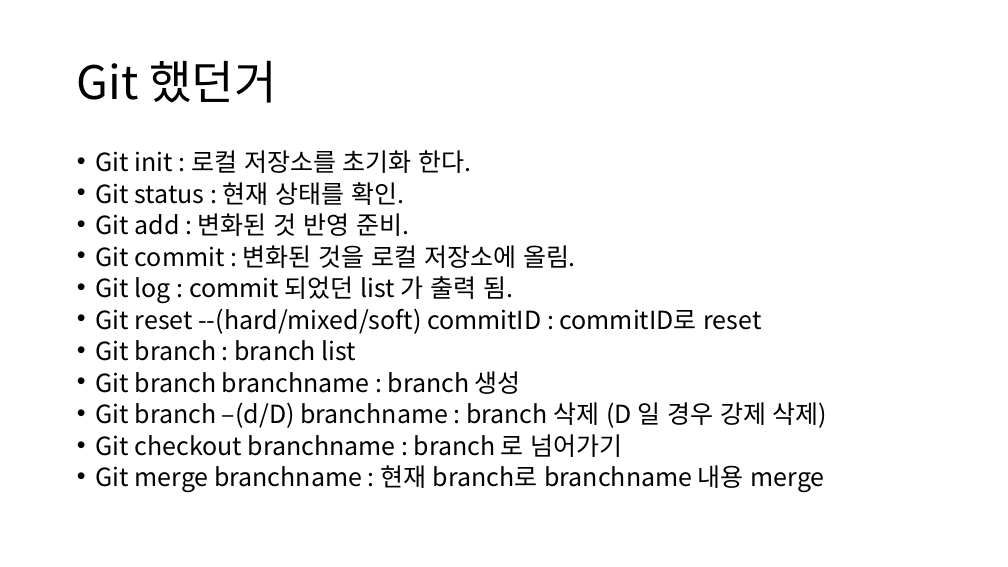
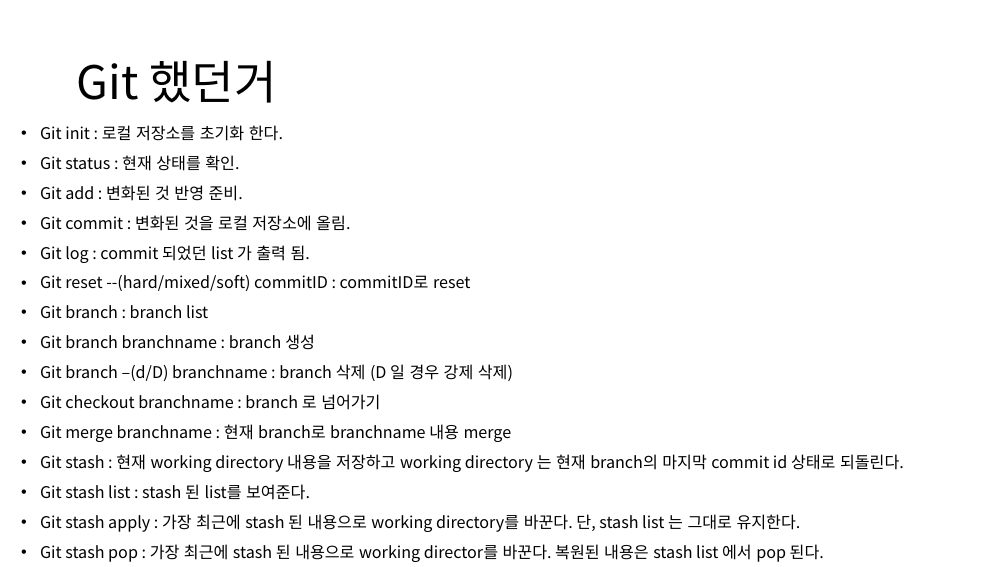
Before and after one commit to xoghk9zla/GameSoftwareEngineering, a slide deck: slide 2 of 깃 간단 정리.pptx. Drawn at 1008x567 pixels with LibreOffice and Linux fonts; fonts in the diff are those of the drawing. Boxes give left, top, right and bottom in pixels: in the first picture for what was removed or moved away, otherwise in the second. Text is boxed around its words. In the diff, an @@ line names an element or a change of style, - is before the commit and + after.

```diff
--- a/깃 간단 정리.pptx
+++ b/깃 간단 정리.pptx
@@ text "Git init : 로컬 저장소를 ...": place and size @@
-text "Git init : 로컬 저장소를 ..." at (96,150,827,493)
+text "Git init : 로컬 저장소를 ..." at (40,125,904,562)
@@ text at (40,125,513,442): size 23.8 to 15.4 pt in "Git init : 로컬 저장소를 초기화 한다.", "Git status : 현재 상태를 확인.", "Git add : 변화된 것 반영 준비.", "Git commit : 변화된 것을 로컬 저장소에 ..." and 7 more places; line spacing 0.7 to 1 @@
@@ text at (40,454,904,562): paragraphs added @@
+• Git stash : 현재 working directory 내용을 저장하고 working directory 는 현재 branch의 마지막 commit id 상태로 되돌린다.
+• Git stash list : stash 된 list를 보여준다.
+• Git stash apply : 가장 최근에 stash 된 내용으로 working directory를 바꾼다. 단, stash list 는 그대로 유지한다.
+• Git stash pop : 가장 최근에 stash 된 내용으로 working director를 바꾼다. 복원된 내용은 stash list 에서 pop 된다.
```
Also in this commit, not shown: 15 slides added, 7 other files.
